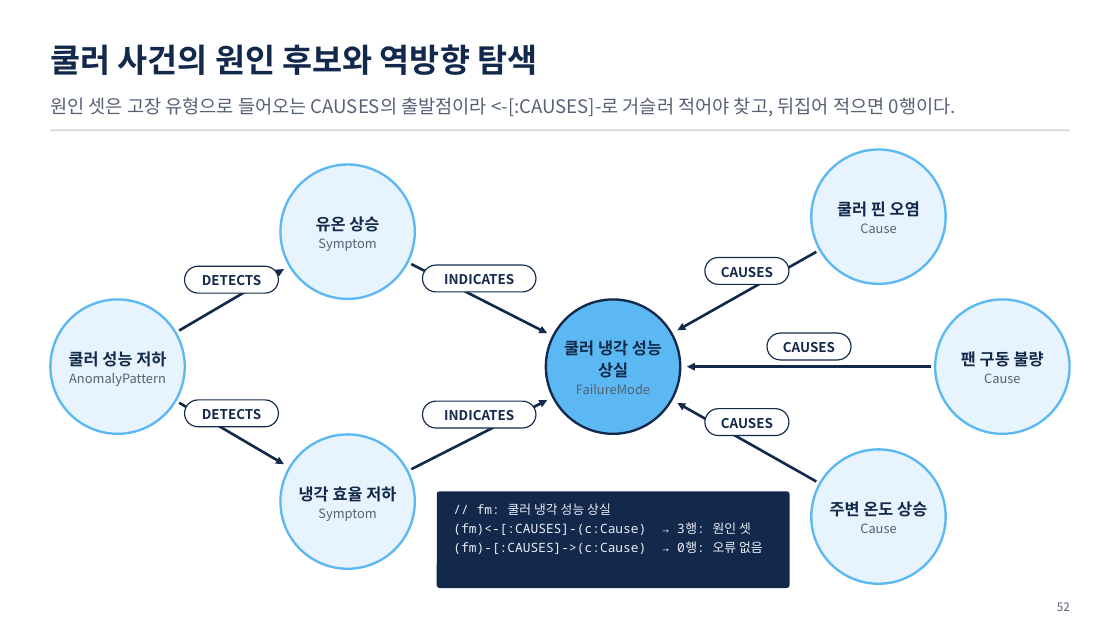
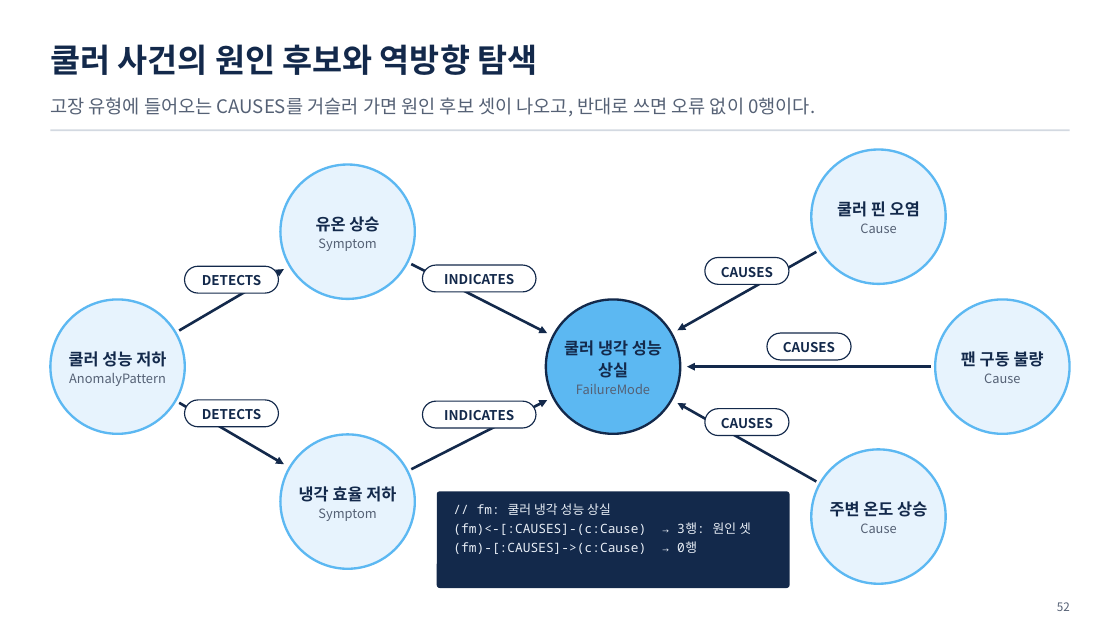
Before and after one commit to uengine-oss/hyd-iot-edu, a slide deck: slide 52 of workspace/강의제작/산출물/실전반/이론/02회차/실전반_02일차.pptx. Drawn at 1120x630 pixels with LibreOffice and Linux fonts; fonts in the diff are those of the drawing. Boxes give left, top, right and bottom in pixels: in the first picture for what was removed or moved away, otherwise in the second. Text is boxed around its words. In the diff, an @@ line names an element or a change of style, - is before the commit and + after.

```diff
--- a/workspace/강의제작/산출물/실전반/이론/02회차/실전반_02일차.pptx
+++ b/workspace/강의제작/산출물/실전반/이론/02회차/실전반_02일차.pptx
@@ text at [50, 97, 815, 117]: text changed @@
-원인 셋은 고장 유형으로 들어오는 CAUSES의 출발점이라 <-[:CAUSES]-로 거슬러 적어야 찾고, 뒤집어 적으면 0행이다.
+고장 유형에 들어오는 CAUSES를 거슬러 가면 원인 후보 셋이 나오고, 반대로 쓰면 오류 없이 0행이다.
@@ text at [453, 541, 697, 554]: text changed @@
-(fm)-[:CAUSES]->(c:Cause) → 0행: 오류 없음
+(fm)-[:CAUSES]->(c:Cause) → 0행
```
Also in this commit, not shown: 10 other slides changed, 13 other files.
